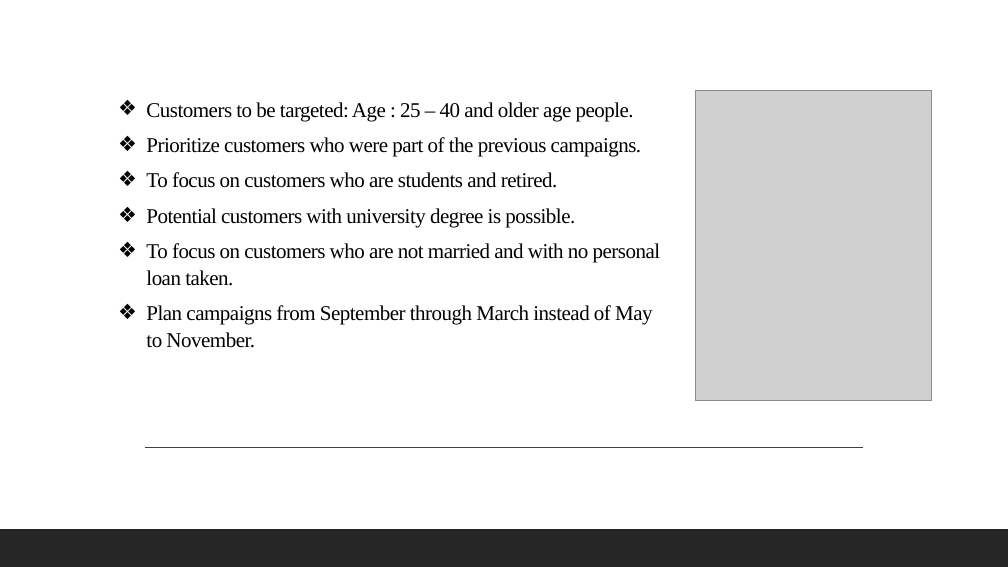
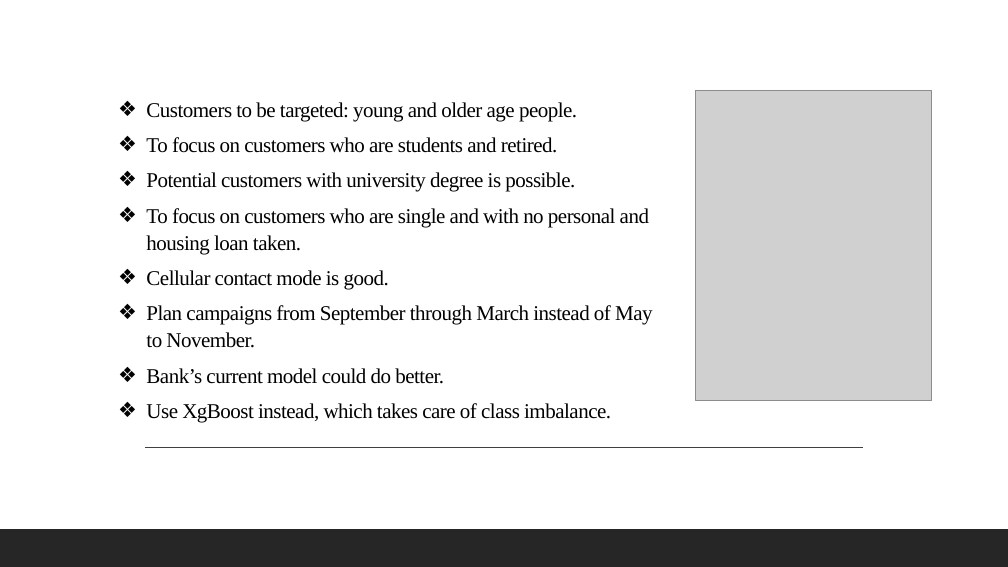
Before and after one commit to AnushaManjunath42/QL_Case_Study, a slide deck: slide 18 of DSA_CaseStudy_Anusha.pptx. Drawn at 1008x567 pixels with LibreOffice and Linux fonts; fonts in the diff are those of the drawing; grey boxes stand for pictures. Boxes give left, top, right and bottom in pixels: in the first picture for what was removed or moved away, otherwise in the second. Text is boxed around its words. In the diff, an @@ line names an element or a change of style, - is before the commit and + after.

Commit message:
Updated PPT

```diff
--- a/DSA_CaseStudy_Anusha.pptx
+++ b/DSA_CaseStudy_Anusha.pptx
@@ text at (146, 102, 577, 121): text changed @@
-❖ Customers to be targeted: Age : 25 – 40 and older age people.
-❖ Prioritize customers who were part of the previous campaigns.
+❖ Customers to be targeted: young and older age people.
@@ text at (146, 208, 649, 290): text changed @@
-❖ To focus on customers who are not married and with no personal loan taken.
+❖ To focus on customers who are single and with no personal and housing loan taken.
+❖ Cellular contact mode is good.
@@ text at (146, 368, 611, 423): paragraphs added @@
+❖ Bank’s current model could do better.
+❖ Use XgBoost instead, which takes care of class imbalance.
```
Also in this commit, not shown: 11 other slides changed, 1 slide added, 1 slide removed.
